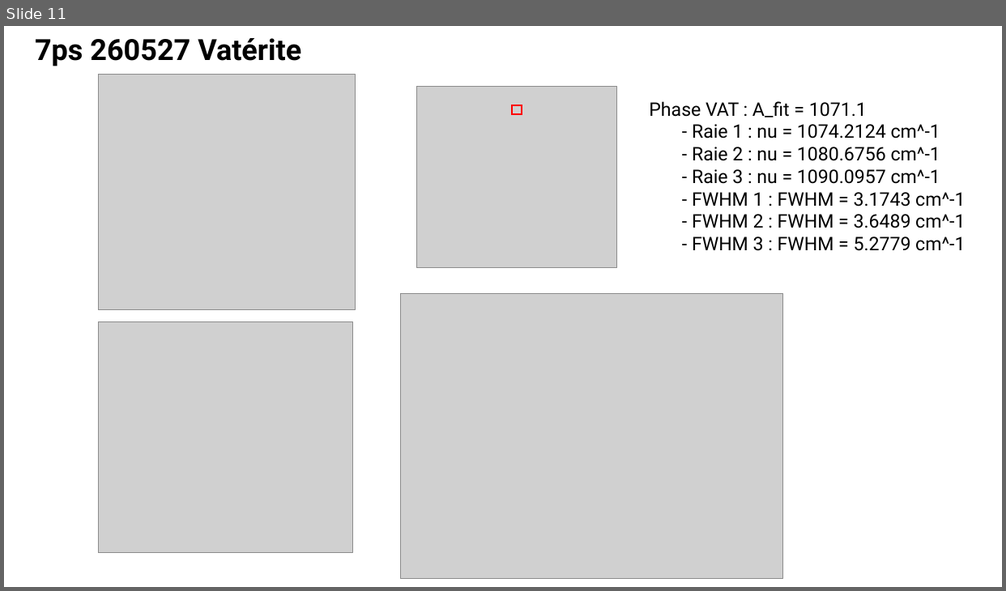
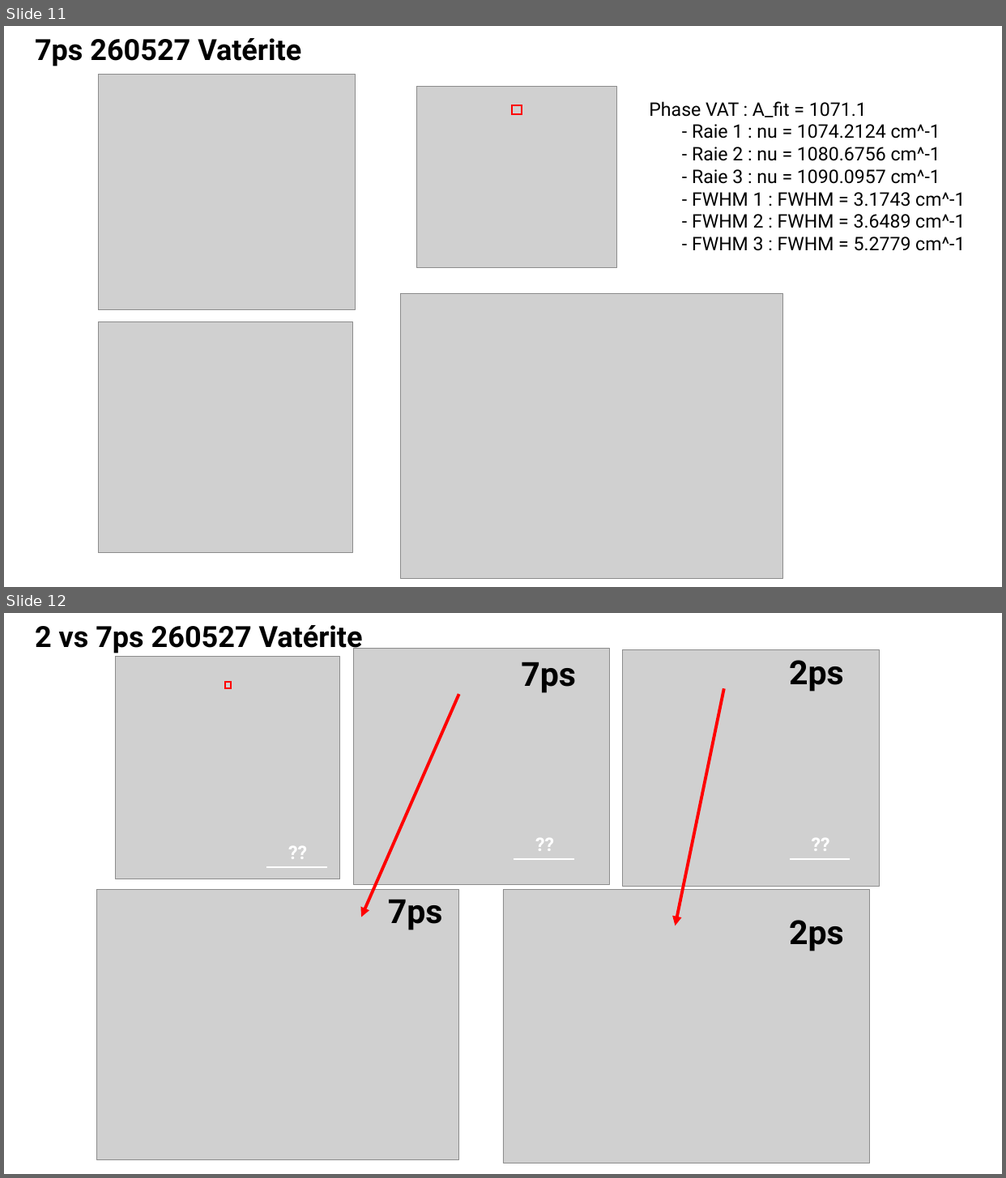
Before and after one commit to sachabuc/SRS_analysis, a slide deck: meetings/reu_011026_figures_papiers.pptx. Shown one above the other, each under a label of ours: slide 11 before the commit, slides 11 and 12 after it. The pictures are 1006x591 and 1006x1178 pixels, drawn with LibreOffice and Linux fonts; fonts in the diff are those of the drawing; grey boxes stand for pictures. Boxes give left, top, right and bottom in pixels: in the first picture for what was removed or moved away, otherwise in the second. Text is boxed around its words. In the diff, an @@ line names an element or a change of style, - is before the commit and + after.

```diff
--- a/meetings/reu_011026_figures_papiers.pptx
+++ b/meetings/reu_011026_figures_papiers.pptx
@@ slide 12 added at (4, 613, 1002, 1174), background #FFFFFF @@
@@ text added at (35, 625, 363, 654), 28.1 pt, text #000000, bold @@
+2 vs 7ps 260527 Vatérite
@@ picture added at (116, 657, 340, 879) @@
@@ picture added at (354, 648, 610, 884) @@
@@ picture added at (623, 649, 880, 886) @@
@@ text added at (789, 660, 844, 692), 32 pt, text #000000, bold @@
+2ps
@@ rectangle added at (225, 682, 231, 688), outline #FF0000 1.5 pt @@
@@ text added at (521, 662, 576, 693), 32 pt, text #000000, bold @@
+7ps
@@ arrow added from (459, 694) to (361, 917), #FF0000 3 pt @@
@@ arrow added from (724, 688) to (675, 926), #FF0000 3 pt @@
@@ text added at (528, 829, 562, 859), 18 pt, text #FFFFFF, bold @@
+??
@@ text added at (804, 829, 839, 859), 18 pt, text #FFFFFF, bold @@
+??
@@ text added at (281, 837, 315, 867), 18 pt, text #FFFFFF, bold @@
+??
@@ line added from (266, 867) to (327, 867), #FFFFFF 1.5 pt @@
@@ line added from (513, 859) to (574, 859), #FFFFFF 1.5 pt @@
@@ line added from (790, 859) to (850, 859), #FFFFFF 1.5 pt @@
@@ picture added at (97, 890, 459, 1161) @@
@@ text added at (388, 899, 443, 931), 32 pt, text #000000, bold @@
+7ps
@@ picture added at (503, 890, 870, 1163) @@
@@ text added at (789, 920, 844, 952), 32 pt, text #000000, bold @@
+2ps
```
Also in this commit, not shown: 1 other slide added, 7 other files.
